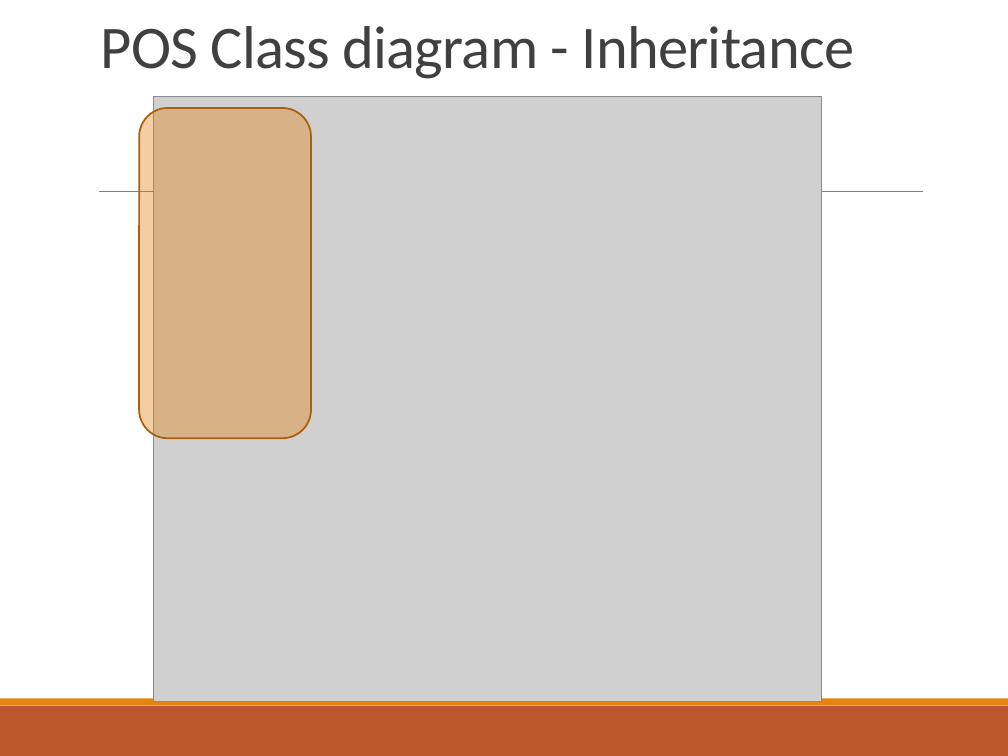
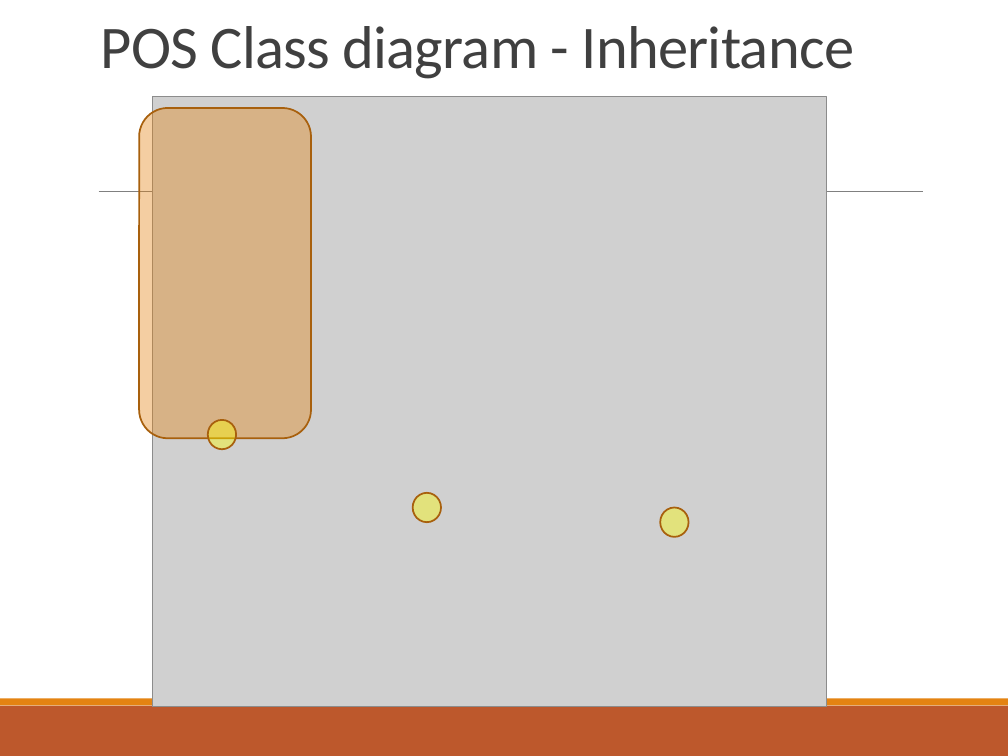
Before and after one commit to deeperj/dillinger, a slide deck: slide 6 of thesis/ukapp2/wqu_isc/sofware_design/Javabc04.pptx. Drawn at 1008x756 pixels with LibreOffice and Linux fonts; fonts in the diff are those of the drawing; grey boxes stand for pictures. Boxes give left, top, right and bottom in pixels: in the first picture for what was removed or moved away, otherwise in the second. Text is boxed around its words. In the diff, an @@ line names an element or a change of style, - is before the commit and + after.

```diff
--- a/thesis/ukapp2/wqu_isc/sofware_design/Javabc04.pptx
+++ b/thesis/ukapp2/wqu_isc/sofware_design/Javabc04.pptx
@@ picture: place and size @@
-picture at (154,97,822,702)
+picture at (152,97,826,708)
@@ ellipse added at (208,420,236,450), fill #FFFF00 at 40% opacity, outline #A9610D 1.25 pt @@
@@ ellipse added at (412,493,440,522), fill #FFFF00 at 40% opacity, outline #A9610D 1.25 pt @@
@@ ellipse added at (660,507,688,536), fill #FFFF00 at 40% opacity, outline #A9610D 1.25 pt @@
```
Also in this commit, not shown: 7 other slides changed, 5 other files.
